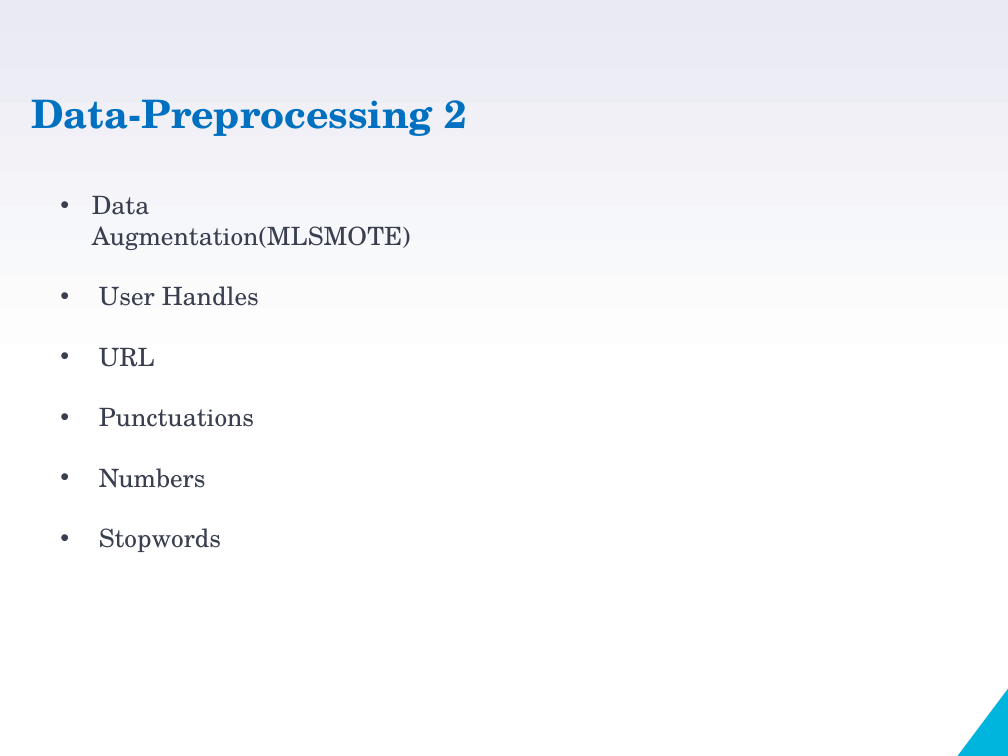
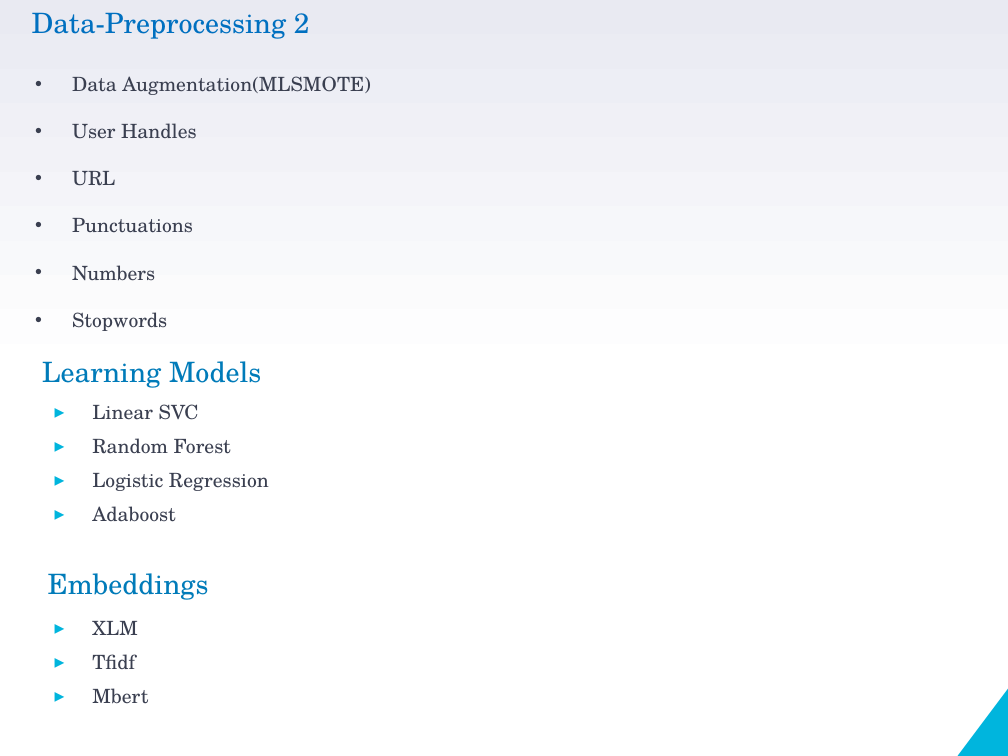
Before and after one commit to VarunBohara/Mini-Project-Documents, a slide deck: slide 6 of Review4_ppt.pptm (slide 7 before the commit). Drawn at 1008x756 pixels with LibreOffice and Linux fonts; fonts in the diff are those of the drawing. Boxes give left, top, right and bottom in pixels: in the first picture for what was removed or moved away, otherwise in the second. Text is boxed around its words. In the diff, an @@ line names an element or a change of style, - is before the commit and + after.

```diff
--- a/Review4_ppt.pptm
+++ b/Review4_ppt.pptm
@@ text "Data-Preprocessing 2": place and size @@
-text "Data-Preprocessing 2" at (31,99,467,136)
+text "Data-Preprocessing 2" at (32,12,310,39)
@@ text "Data-Preprocessing 2" at (32,12,310,39): size 28 to 20 pt, bold off; alignment centre to left @@
@@ text "Data Augmentation(MLSMOTE)": place and size @@
-text "Data Augmentation(MLSMOTE)" at (92,196,411,552)
+text "Data Augmentation(MLSMOTE)" at (72,76,371,331)
@@ text "Data Augmentation(MLSMOTE)" at (72,76,371,331): size 18 to 14 pt @@
@@ text added at (42,361,261,388), 20 pt, text #007BB9 @@
+Learning Models
@@ text added at (92,404,269,522), 14 pt, text #3A3F50 @@
+▸ Linear SVC
+▸ Random Forest
+▸ Logistic Regression
+▸ Adaboost
@@ text added at (48,573,209,600), 20 pt, text #007BB9 @@
+Embeddings
@@ text added at (92,621,148,704), 14 pt, text #3A3F50 @@
+▸ XLM
+▸ Tfidf
+▸ Mbert
```
Also in this commit, not shown: 5 other slides changed, 2 slides removed, 1 other file.
